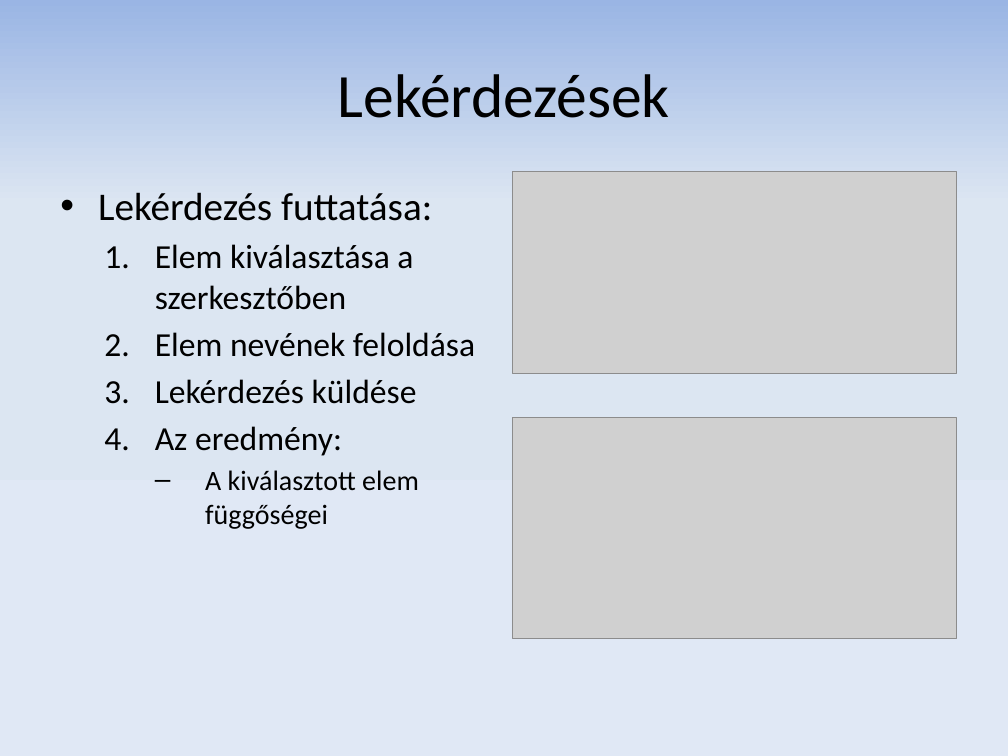
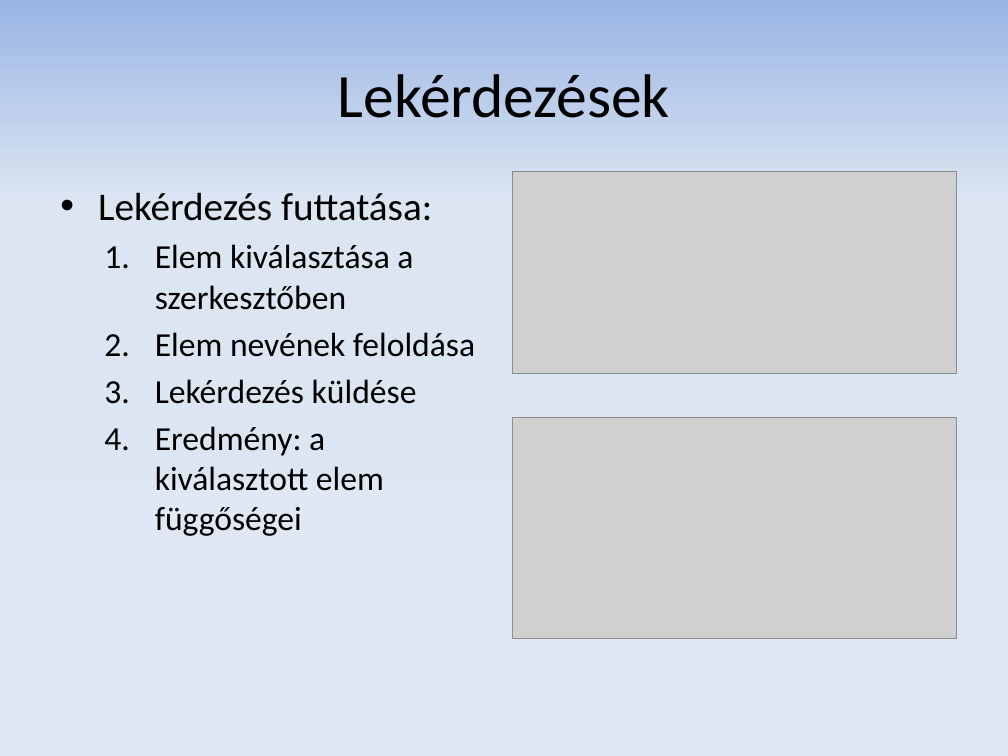
Before and after one commit to donat/incquery-deps, a slide deck: slide 8 of incquery-deps-documentation/presentation/tdk_pres_hu_v2.pptx (slide 7 before the commit). Drawn at 1008x756 pixels with LibreOffice and Linux fonts; fonts in the diff are those of the drawing; grey boxes stand for pictures. Boxes give left, top, right and bottom in pixels: in the first picture for what was removed or moved away, otherwise in the second. Text is boxed around its words. In the diff, an @@ line names an element or a change of style, - is before the commit and + after.

```diff
--- a/incquery-deps-documentation/presentation/tdk_pres_hu_v2.pptx
+++ b/incquery-deps-documentation/presentation/tdk_pres_hu_v2.pptx
@@ text at (x1=155, y1=426, x2=384, y2=536): text changed; size 20 to 24 pt @@
-    4. Az eredmény:
-      – A kiválasztott elem függőségei
+    4. Eredmény: a kiválasztott elem függőségei
```
Also in this commit, not shown: 11 other slides changed, 2 slides added.
